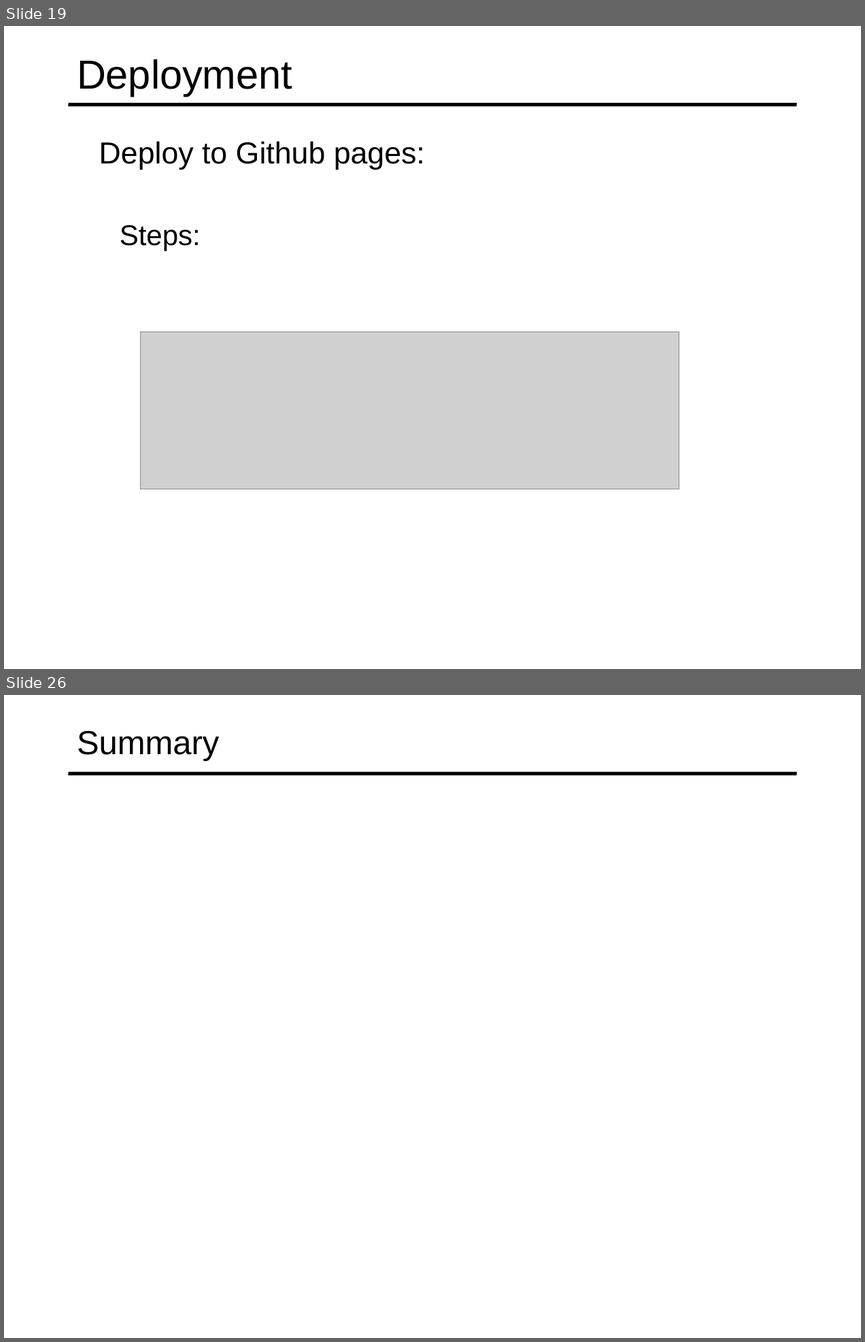
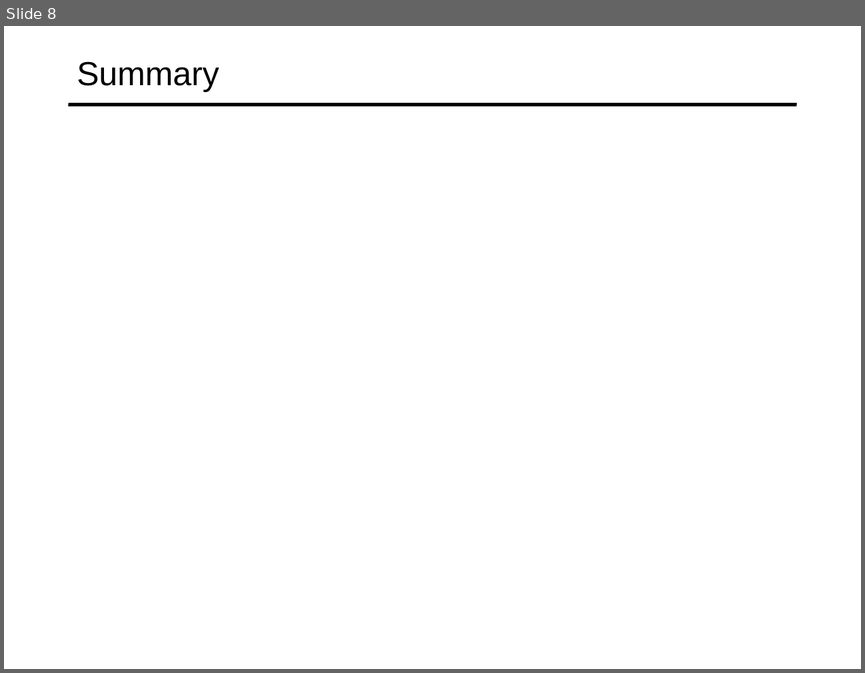
Before and after one commit to specter01wj/Jago_Link_Training, a slide deck: Angular/Angular7/Angular Advanced Course/Essentials/11.Building Real-time Server-less Apps with Firebase/L11_Building Real-time Server-less Apps with Firebase.ppt. Shown one above the other, each under a label of ours: slides 19 and 26 before the commit, slide 8 after it; the slides between them are not shown. The pictures are 865x1342 and 865x673 pixels, drawn with LibreOffice and Linux fonts; fonts in the diff are those of the drawing; grey boxes stand for pictures. Boxes give left, top, right and bottom in pixels: in the first picture for what was removed or moved away, otherwise in the second. Text is boxed around its words. In the diff, an @@ line names an element or a change of style, - is before the commit and + after.

```diff
--- a/Angular/Angular7/Angular Advanced Course/Essentials/11.Building Real-time Server-less Apps with Firebase/L11_Building Real-time Server-less Apps with Firebase.ppt
+++ b/Angular/Angular7/Angular Advanced Course/Essentials/11.Building Real-time Server-less Apps with Firebase/L11_Building Real-time Server-less Apps with Firebase.ppt
@@ slide 19 removed at box(4, 26, 861, 669), background #FFFFFF; not listed: 1 template element that a slide beside it also shows @@
@@ title removed at box(77, 59, 292, 95) @@
-Deployment
@@ text removed at box(99, 141, 425, 169) @@
-  Deploy to Github pages:
@@ text removed at box(120, 225, 201, 250) @@
-  Steps:
@@ picture removed at box(140, 332, 679, 490) @@
@@ what was slide 26 is now slide 8 @@
```
Also in this commit, not shown: 1 slide changed, 1 slide added, 18 other slides removed.
